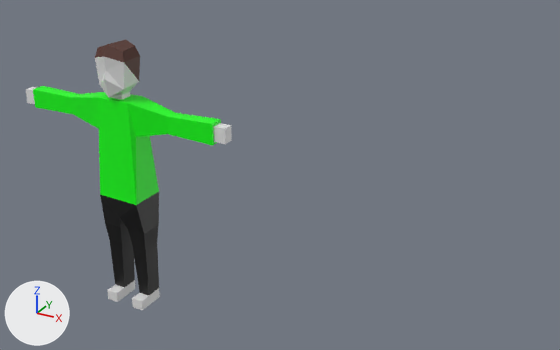
The glTF model animatronics/gabe/gabe.glb: old version first, new version second.
One viewpoint serves both versions: a 50 mm camera at (8.68, -10.05, 7.72) aimed at (2.91, 0.45, 2.47). Lighting does not change. The marker at lower left points along +X, +Y and +Z. Where no turn or scale is listed for an object, it has been applied to the vertices.
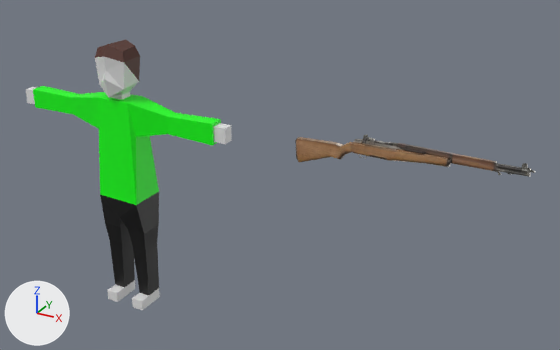
The newer file is also turned or shifted as a whole; pictures and numbers use the older file's frame.

Edits to the scene script, one JSON object a line:
```json
{"op": "add", "block": "img_gun", "code": ["img_gun = load_image('gun', '_unpacked/gun', 474, 267, 'sRGB')"]}
{"op": "add", "block": "mat_material", "code": ["mat_material = principled_material('Material')", "mat_material.texture = img_gun"]}
{"op": "add", "block": "me_plane", "code": ["me_plane = bpy.data.meshes.new('Plane')", "me_plane.from_pydata(...)  # 166 vertices, 266 faces; spans x 0.27..3.88, y -0.08..0.0, z -0.19..0.46", "me_plane.materials.append(mat_material)  # picture img_gun"]}
{"op": "add", "block": "ob_plane", "code": ["ob_plane = bpy.data.objects.new('Plane', me_plane)", "ob_plane.location = (3.19, 0.02, 3.19)"]}
```

What differs and where, as boxes [x1, y1, x2, y2] in the pictures (560 x 350 px):
```json
{"object": "Plane", "change": "added", "after": [295, 135, 535, 177], "on screen": "brown"}
```
